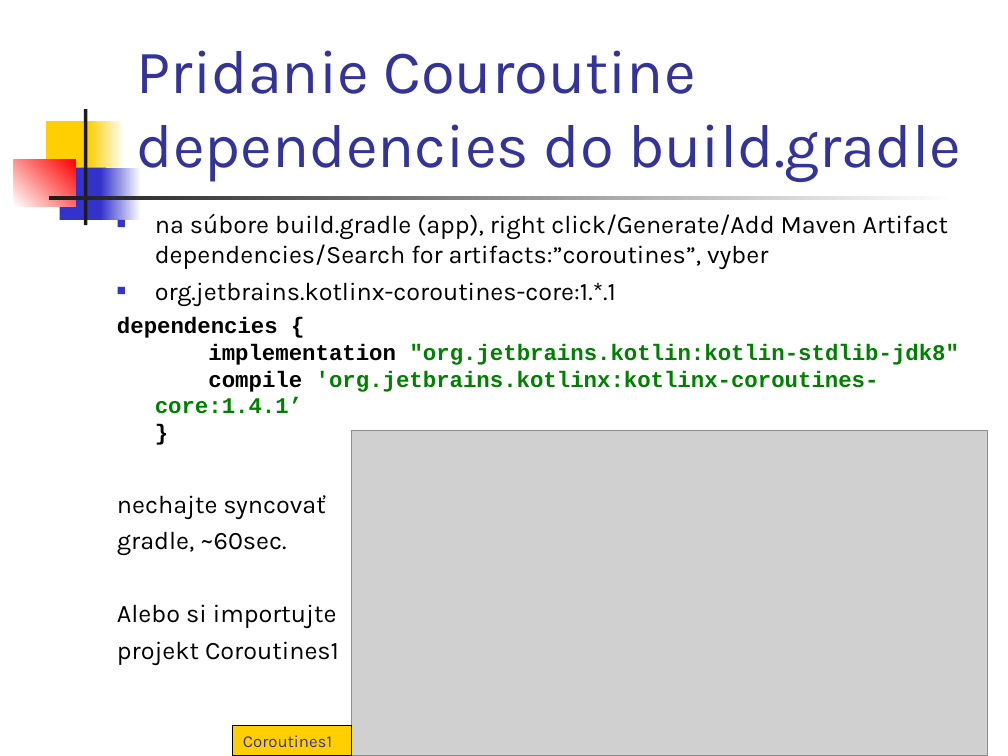
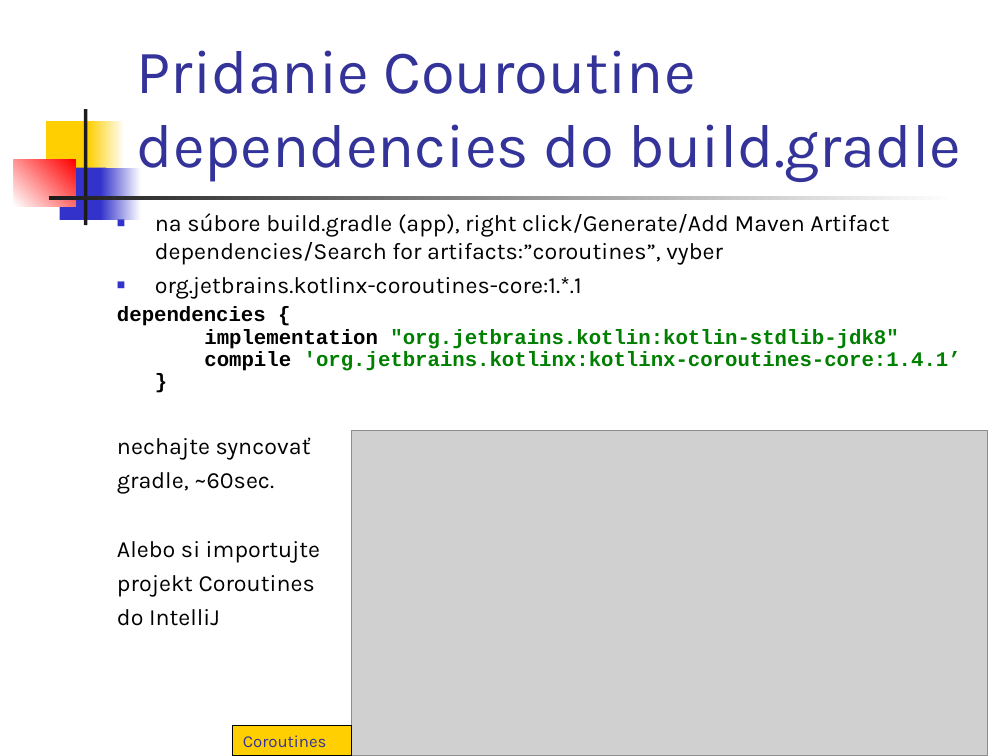
Before and after one commit to vmandro/Prednasky, a slide deck: slide 20 of 10/10_Android.ppt. Drawn at 1008x756 pixels with LibreOffice and Linux fonts; fonts in the diff are those of the drawing; grey boxes stand for pictures. Boxes give left, top, right and bottom in pixels: in the first picture for what was removed or moved away, otherwise in the second. Text is boxed around its words. In the diff, an @@ line names an element or a change of style, - is before the commit and + after.

```diff
--- a/10/10_Android.ppt
+++ b/10/10_Android.ppt
@@ text at <box>117,213,961,562</box>: size 18 to 16.6 pt in "na súbore build.gradle (app), right click/Generate/Add Maven ...", "org.jetbrains.kotlinx-coroutines-core:1.*.1", "nechajte syncovať", "gradle, ~60sec." and 1 more places; size 16 to 14.8 pt in "dependencies { implementation "org.jetbrains.kotlin:kotlin-s ..."; line spacing 1 to 0.9 @@
@@ text at <box>117,575,315,626</box>: text changed; size 18 to 16.6 pt @@
-projekt Coroutines1
+projekt Coroutines
+do IntelliJ
@@ text in rectangle at <box>243,735,327,747</box>: text changed @@
-Coroutines1
+Coroutines
```
Also in this commit, not shown: 4 other slides changed, 1 other file.
